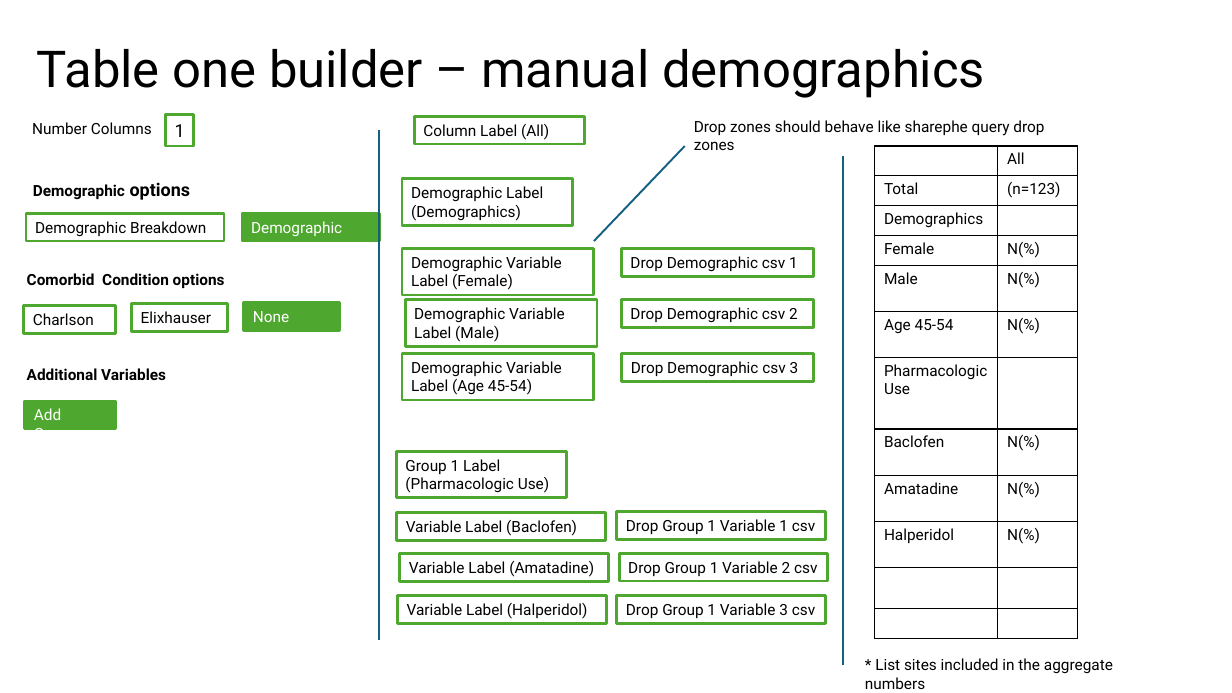
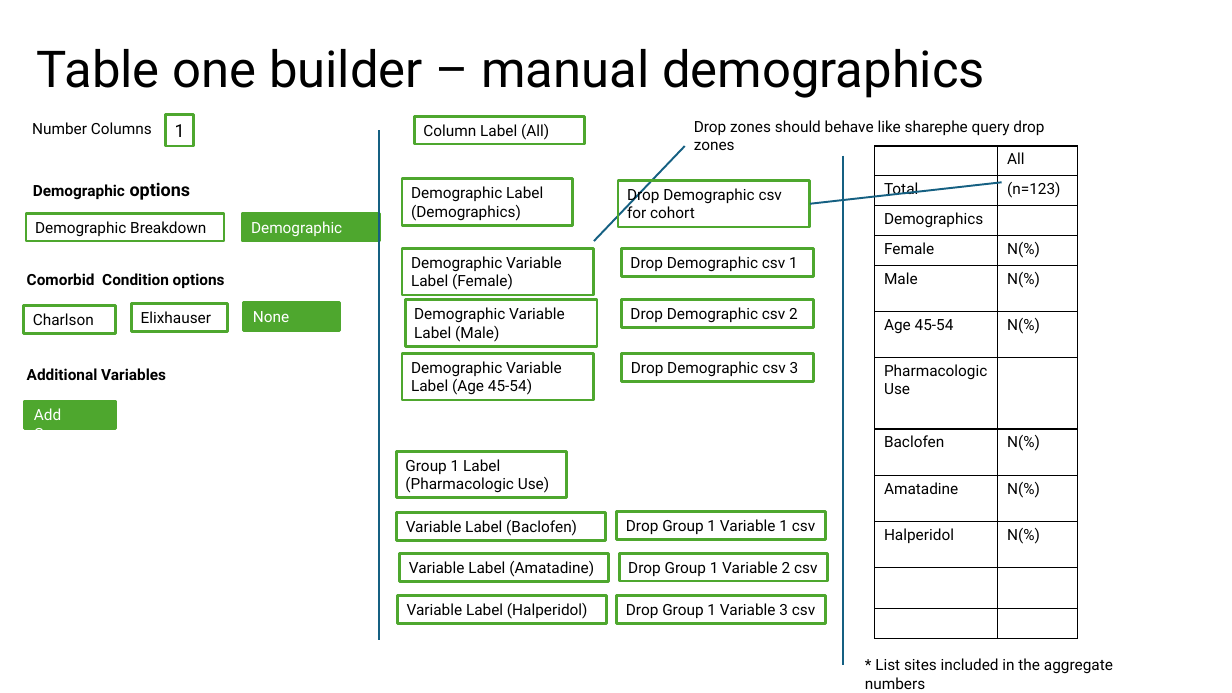
Before and after one commit to mim18/ENACT-Formatters, a slide deck: slide 1 of Table-One/FormatterTableOneWireframe.pptx. Drawn at 1232x693 pixels with LibreOffice and Linux fonts; fonts in the diff are those of the drawing. Boxes give left, top, right and bottom in pixels: in the first picture for what was removed or moved away, otherwise in the second. Text is boxed around its words. In the diff, an @@ line names an element or a change of style, - is before the commit and + after.

Commit message:
add demographic drop zone

```diff
--- a/Table-One/FormatterTableOneWireframe.pptx
+++ b/Table-One/FormatterTableOneWireframe.pptx
@@ rectangle added at (x1=618, y1=180, x2=811, y2=226), outline #4EA72E 2.25 pt, 12 pt, text #000000 @@
+Drop Demographic csv for cohort
@@ line added from (811, 204) to (1002, 182), #156082 1.5 pt @@
```
